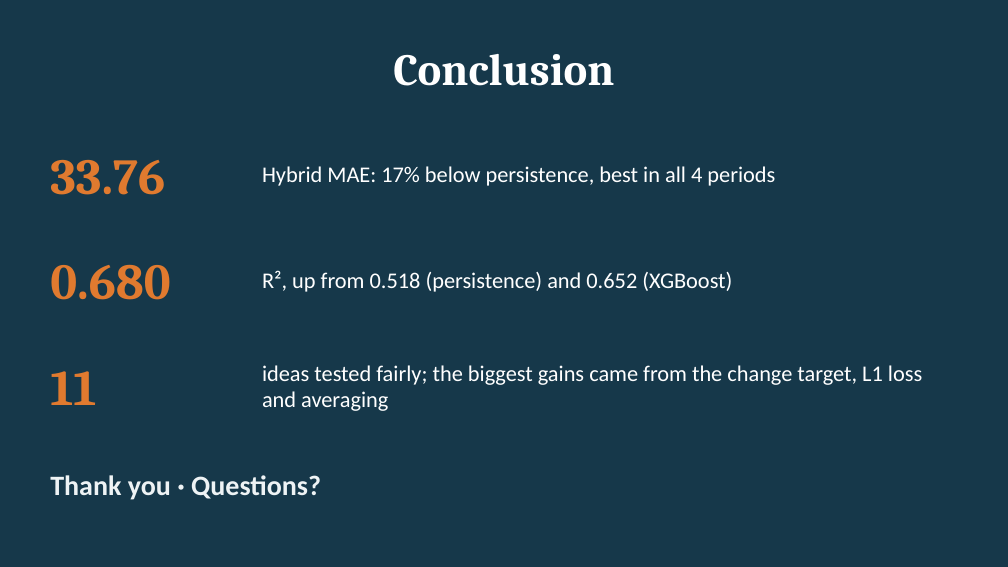
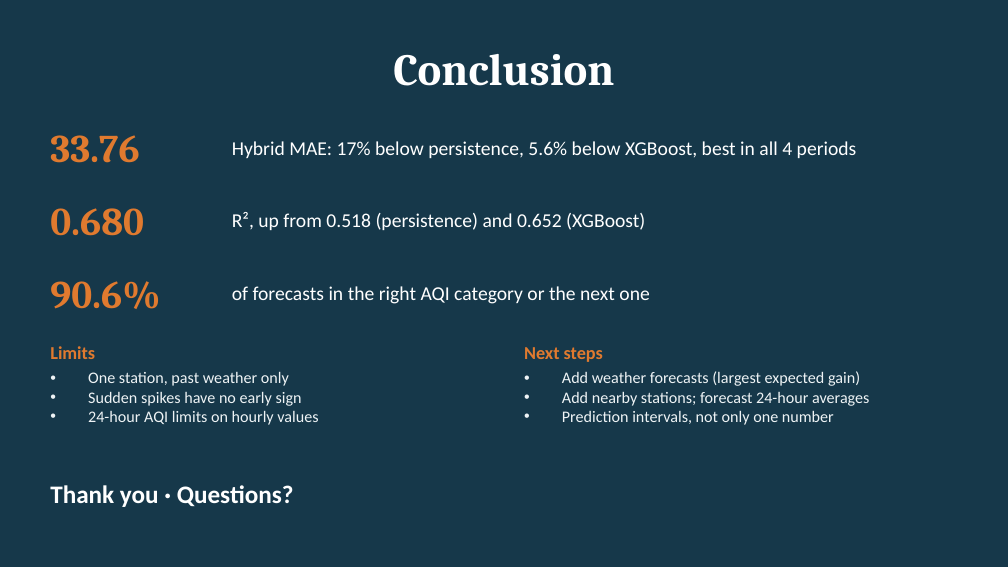
Before and after one commit to MananGilhotra/air-quality-forecasting, a slide deck: slide 17 of reports/Phase2_Presentation.pptx. Drawn at 1008x567 pixels with LibreOffice and Linux fonts; fonts in the diff are those of the drawing. Boxes give left, top, right and bottom in pixels: in the first picture for what was removed or moved away, otherwise in the second. Text is boxed around its words. In the diff, an @@ line names an element or a change of style, - is before the commit and + after.

```diff
--- a/reports/Phase2_Presentation.pptx
+++ b/reports/Phase2_Presentation.pptx
@@ text "33.76" moved from (x1=50, y1=160, x2=165, y2=195) to (x1=50, y1=135, x2=139, y2=163) @@
@@ text "33.76" at (x1=50, y1=135, x2=139, y2=163): size 36 to 28 pt @@
@@ text at (x1=232, y1=141, x2=857, y2=158): text changed; size 16 to 14 pt @@
-Hybrid MAE: 17% below persistence, best in all 4 periods
+Hybrid MAE: 17% below persistence, 5.6% below XGBoost, best in all 4 periods
@@ text "0.680" at (x1=50, y1=208, x2=144, y2=236): size 36 to 28 pt @@
@@ text "0.680" moved from (x1=50, y1=265, x2=170, y2=300) to (x1=50, y1=208, x2=144, y2=236) @@
@@ text "R², up from 0.518 (persistence) ..." moved from (x1=262, y1=270, x2=732, y2=292) to (x1=232, y1=212, x2=645, y2=230) @@
@@ text "R², up from 0.518 (persistence) ..." at (x1=232, y1=212, x2=645, y2=230): size 16 to 14 pt @@
@@ text at (x1=50, y1=281, x2=160, y2=309): text changed; size 36 to 28 pt @@
-11
+90.6%
@@ text at (x1=232, y1=286, x2=649, y2=304): text changed; size 16 to 14 pt @@
-ideas tested fairly; the biggest gains came from the change target, L1 loss and averaging
+of forecasts in the right AQI category or the next one
@@ text added at (x1=50, y1=346, x2=95, y2=359), 13 pt, text #E07A2F, bold @@
+Limits
@@ text added at (x1=524, y1=347, x2=603, y2=362), 13 pt, text #E07A2F, bold @@
+Next steps
@@ text added at (x1=88, y1=372, x2=318, y2=425), 11.5 pt, text #EEF3F5 @@
+• One station, past weather only
+• Sudden spikes have no early sign
+• 24-hour AQI limits on hourly values
@@ text added at (x1=562, y1=371, x2=869, y2=425), 11.5 pt, text #EEF3F5 @@
+• Add weather forecasts (largest expected gain)
+• Add nearby stations; forecast 24-hour averages
+• Prediction intervals, not only one number
@@ text "Thank you · Questions?" moved from (x1=50, y1=475, x2=321, y2=500) to (x1=50, y1=485, x2=294, y2=507) @@
@@ text "Thank you · Questions?" at (x1=50, y1=485, x2=294, y2=507): size 20 to 18 pt, text colour #EEF3F5 to #FFFFFF @@
```
Also in this commit, not shown: 10 other slides changed, 5 slides added, 5 slides removed, 1 other file.
